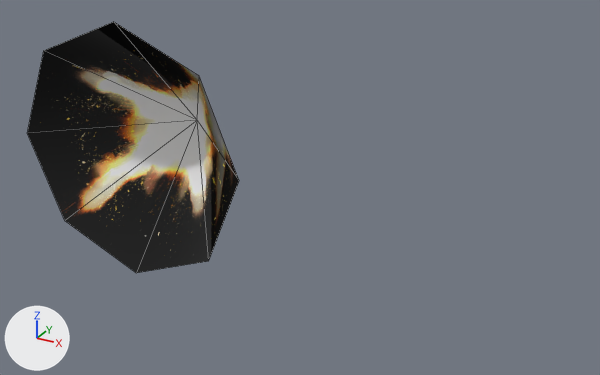
What one commit did to the FBX model muzzle/muzzle-meshes/source/muzzle.fbx.
Both versions are drawn from a 50 mm lens placed at (3.92, -5.38, 2.27), pointed at (1.24, -0.51, -0.17). Every picture has the same lights, and +X, +Y and +Z are marked at lower left. The first picture is the older version. Mesh edges are drawn as thin lines. Where no turn or scale is listed for an object, it has been applied to the vertices.

The first picture shows 'muzzlemesh_1'.
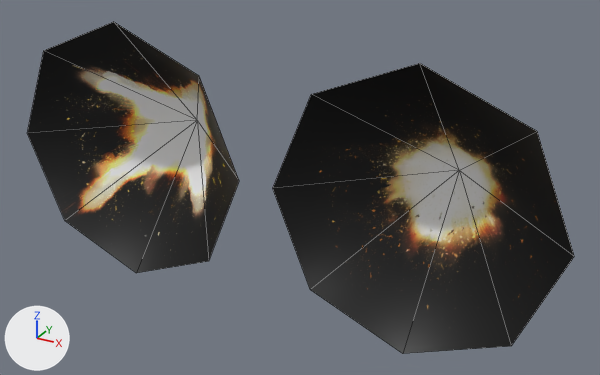
The newer file is also turned or shifted as a whole; pictures and numbers use the older file's frame.

Where the change shows, as pixel boxes (x1, y1, x2, y2) in the pictures (600 x 375 px):
```json
{"object": "muzzlemesh", "change": "added", "after": [273, 63, 574, 354]}
{"object": "muzzlemesh_1", "change": "surface changed", "before": [50, 22, 239, 273], "after": [50, 22, 239, 273]}
```

The change, as JSON lines over the scene's bpy script:
```json
{"op": "add", "block": "img_muzzlestylised_png", "code": ["img_muzzlestylised_png = load_image('muzzlestylised.png', '../textures/muzzlestylised.png', 1024, 1024, 'sRGB')"]}
{"block": "mat_muzzle1", "where": "n0 = _N.new('ShaderNodeBsdfPrincipled'); n0.name = 'Principled BSDF'"}
{"op": "set", "path": "n0.inputs[2].default_value", "old": "0.0", "new": "0.434", "note": "'Roughness'"}
{"op": "add", "block": "mat_muzzle2", "code": ["mat_muzzle2 = bpy.data.materials.new('muzzle2')", "# uses the picture img_muzzlestylised_png"]}
{"op": "add", "block": "me_mesh_1", "code": ["me_mesh_1 = bpy.data.meshes.new('Mesh')", "me_mesh_1.from_pydata(...)  # 9 vertices, 8 faces; spans x -1.0..1.0, y -0.94..-0.03, z -1.0..1.0", "me_mesh_1.materials.append(mat_muzzle2)"]}
{"op": "add", "block": "ob_muzzlemesh", "code": ["ob_muzzlemesh = bpy.data.objects.new('muzzlemesh', me_mesh_1)", "ob_muzzlemesh.location = (2.267, 0.0, 0.0)"]}
```
